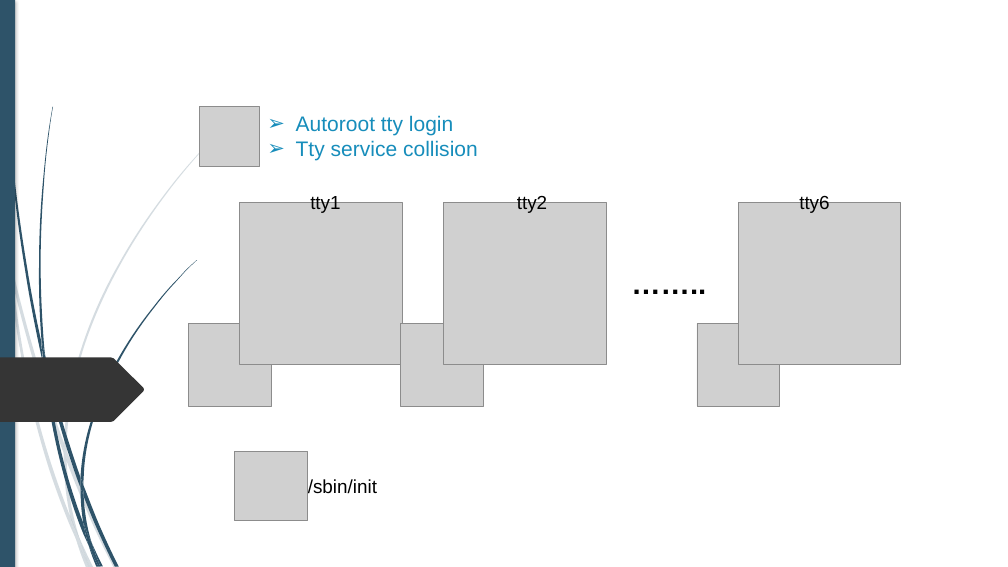
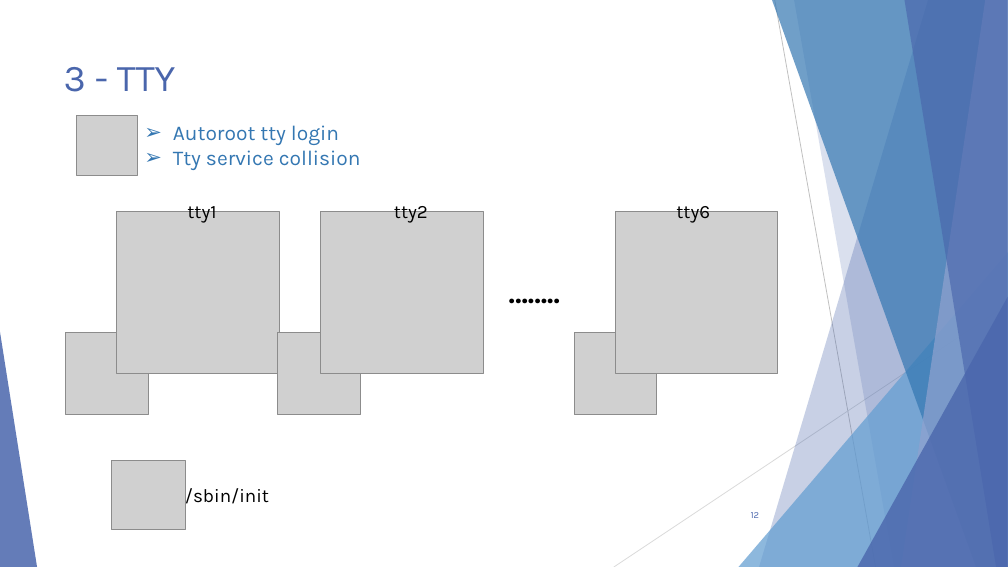
Before and after one commit to alexandreAubois/Secu_linux, a slide deck: slide 12 of Projet-Linux.pptx (slide 8 before the commit). Drawn at 1008x567 pixels with LibreOffice and Linux fonts; fonts in the diff are those of the drawing; grey boxes stand for pictures; background and template pictures are left out. Boxes give left, top, right and bottom in pixels: in the first picture for what was removed or moved away, otherwise in the second. Text is boxed around its words. In the diff, an @@ line names an element or a change of style, - is before the commit and + after.

```diff
--- a/Projet-Linux.pptx
+++ b/Projet-Linux.pptx
@@ rectangle removed at [0, 0, 15, 567] @@
@@ title added at [64, 67, 176, 92], 36 pt, text #4A66AC @@
+3 - TTY
@@ text "Autoroot tty login" at [173, 125, 361, 170]: font Arial to Karla, text colour #178DBB to #3477B2 @@
@@ picture: place and size @@
-picture at [444, 202, 606, 364]
+picture at [116, 211, 279, 374]
@@ picture: place and size @@
-picture at [240, 202, 402, 364]
+picture at [321, 211, 483, 374]
@@ picture: place and size @@
-picture at [738, 202, 901, 364]
+picture at [616, 211, 778, 374]
@@ 5 texts, 3 pictures: place and size @@
-5 texts, 3 pictures at [200, 107, 829, 521]
+5 texts, 3 pictures at [77, 116, 710, 530]
@@ font Arial to Karla in 5 elements at [185, 485, 269, 508], [676, 201, 710, 223], [187, 201, 216, 223], [394, 201, 428, 223], [501, 271, 597, 314] @@
@@ freeform shape removed at [0, 358, 144, 422] @@
@@ group added at [0, 0, 1008, 567]: 5 freeform shapes, 3 triangles, 2 lines @@
@@ picture: place and size @@
-picture at [401, 324, 483, 406]
+picture at [66, 333, 148, 415]
@@ picture: place and size @@
-picture at [188, 324, 271, 406]
+picture at [278, 333, 360, 415]
@@ text "/sbin/init": place and size @@
-text "/sbin/init" at [308, 479, 377, 494]
+text "/sbin/init" at [185, 485, 269, 508]
@@ group removed at [0, 116, 236, 567]: 10 freeform shapes @@
@@ group removed at [2, 0, 197, 567]: 12 freeform shapes @@
@@ page number added at [751, 512, 760, 518], 9 pt, text #4A66AC @@
+12
```
Also in this commit, not shown: 27 other slides changed, 13 slides added, 5 slides removed.
